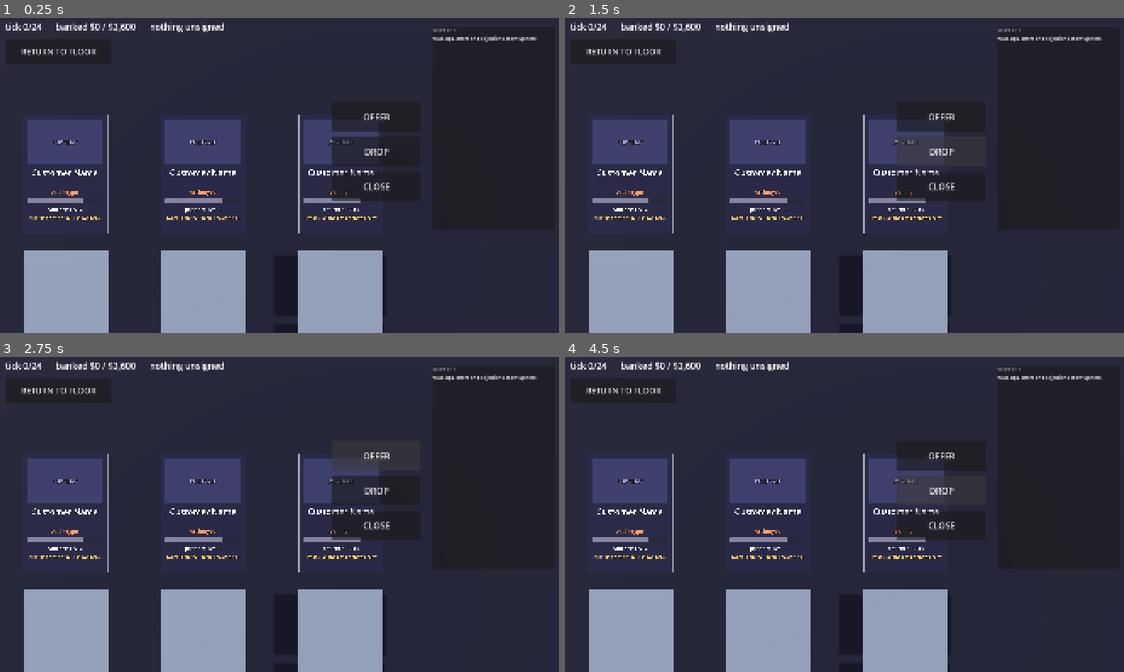
Above: before the commit, frames 1-4 (two rows, left to right).
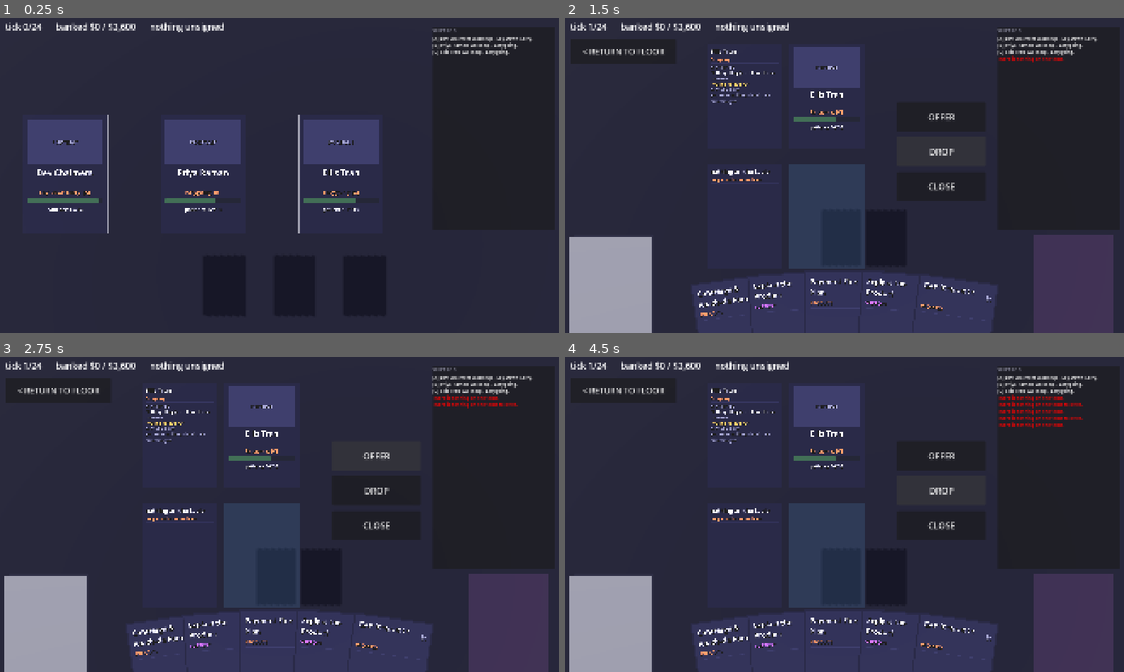
Above: after the commit, the same moments.

Repository: Painkills/RogueDealership
Game: Godot game, scene res://scenes/run.tscn
The game is run twice, just before and just after one commit, with the same random seed, the same clock (stepped at 60 frames per second) and the same inputs. Before the commit the project starts from res://scenes/shift.tscn.
Inputs (mouse positions are in pixels of both pictures, inside the frame that each line leads up to):
- Up to frame 1 (0.25 s): no input
- Up to frame 2 (1.5 s): click (939, 115) at 0.5 s, where only the run before the commit has a clickable "OFFER"; click "DROP" at 1.25 s
- Up to frame 3 (2.75 s): click "OFFER" at 2 s
- Up to frame 4 (4.5 s): click "DROP" at 2.75 s; click "OFFER" at 3.5 s; click "DROP" at 4.25 s

The runs differ from the first frame. In frame 1, 16% of the frame differs, in the area x 3-97%, y 5-100%; in frame 2, 31%; in frame 3, 31%; in frame 4, 31%, in the area x 0-99%, y 1-100%.
Error before the commit: Invalid call. Nonexistent function 'offer' in base 'Nil'. (res://scripts/view/shift_controller.gd:243)

Commit message:
feat(g2): run.tscn - five shifts with a shop between them
Co-Authored-By: Claude Opus 5 <noreply@anthropic.com>

Diff:
--- a/game/project.godot
+++ b/game/project.godot
@@ -15,7 +15,7 @@
 [application]
 
 config/name="Rogue Dealership"
-run/main_scene="res://scenes/shift.tscn"
+run/main_scene="res://scenes/run.tscn"
 config/features=PackedStringArray("4.7", "Forward Plus")
 
 [display]
--- /dev/null
+++ b/game/scenes/run.tscn
@@ -0,0 +1,20 @@
+[gd_scene format=3]
+
+[ext_resource type="Script" path="res://scripts/view/run_controller.gd" id="1_nv0xg"]
+[ext_resource type="PackedScene" path="res://scenes/shift.tscn" id="2_wkjl6"]
+[ext_resource type="Script" path="res://scripts/view/shift_controller.gd" id="3_8hhj8"]
+[ext_resource type="PackedScene" path="res://scenes/shop.tscn" id="4_brq1p"]
+[ext_resource type="Script" path="res://scripts/view/shop_screen.gd" id="5_e6u14"]
+
+[node name="Run" type="Node" unique_id=823013611]
+script = ExtResource("1_nv0xg")
+
+[node name="ShiftView" type="Node3D" parent="." unique_id=925152515 instance=ExtResource("2_wkjl6")]
+script = ExtResource("3_8hhj8")
+
+[node name="ShopView" type="PanelContainer" parent="." unique_id=517712778 instance=ExtResource("4_brq1p")]
+visible = false
+anchors_preset = 15
+anchor_right = 1.0
+anchor_bottom = 1.0
+script = ExtResource("5_e6u14")
--- /dev/null
+++ b/game/scripts/view/run_controller.gd
@@ -0,0 +1,45 @@
+extends Node
+## The run: five shifts with a shop between them.
+##
+## Owns the RunState and does nothing else - the shift screen plays a shift, the
+## shop screen sells cards, and this decides which one you are looking at. That
+## split is the whole reason shift_controller.gd stopped building its own shift:
+## it is already the table, the framing, the HUD and reconciliation.
+
+@onready var _shift_view = $ShiftView
+@onready var _shop_view = $ShopView
+
+var _run: RunState
+
+func _ready() -> void:
+	_shift_view.shift_finished.connect(_on_shift_finished)
+	_shop_view.done.connect(_on_shop_done)
+	_start_run()
+
+func _start_run() -> void:
+	_run = RunState.new(load("res://data/shift_config.tres"),
+		load("res://data/interests/interest_pool.tres"),
+		load("res://data/card_pool.tres"),
+		load("res://data/archetype_pool.tres"), randi())
+	_open_the_floor()
+
+func _open_the_floor() -> void:
+	_show_shop(false)
+	_shift_view.setup(_run.start_shift())
+
+func _on_shift_finished(report: Dictionary) -> void:
+	_run.finish_shift(report)
+	if _run.is_over():
+		# The run is done. Until there is an end-of-run screen, roll a new one -
+		# the alternative is a dead button on a finished report.
+		_start_run()
+		return
+	_show_shop(true)
+	_shop_view.setup(Shop.new(_run))
+
+func _on_shop_done() -> void:
+	_open_the_floor()
+
+func _show_shop(on: bool) -> void:
+	_shift_view.set_active(not on)
+	_shop_view.visible = on
--- a/game/tests/test_project_config.gd
+++ b/game/tests/test_project_config.gd
@@ -43,3 +43,11 @@
 		h.check("%s exists" % path, ResourceLoader.exists(path))
 	h.check("the MIT licence travelled with the vendored code",
 		FileAccess.file_exists("res://addons/card_3d/LICENSE"))
+
+func test_the_game_boots_into_the_run_not_a_bare_shift() -> void:
+	## G2 made the run the entry point. A main scene that silently reverts to
+	## shift.tscn would still play - one shift, forever, with no shop - which is
+	## exactly the kind of regression that survives a playtest.
+	h.eq("the main scene is the run",
+		ProjectSettings.get_setting("application/run/main_scene"),
+		"res://scenes/run.tscn")
--- /dev/null
+++ b/game/tools/build_run_scene.gd
@@ -0,0 +1,30 @@
+extends SceneTree
+## Builds res://scenes/run.tscn - the main scene, which hosts the shift and the
+## shop and switches between them.
+
+func _init() -> void:
+	var root := Node.new()
+	root.name = "Run"
+	root.set_script(load("res://scripts/view/run_controller.gd"))
+
+	var shift_view: Node = (load("res://scenes/shift.tscn") as PackedScene).instantiate()
+	shift_view.name = "ShiftView"
+	root.add_child(shift_view)
+	shift_view.owner = root
+
+	var shop_view: Control = (load("res://scenes/shop.tscn") as PackedScene).instantiate()
+	shop_view.name = "ShopView"
+	shop_view.visible = false
+	root.add_child(shop_view)
+	shop_view.owner = root
+
+	var packed := PackedScene.new()
+	packed.pack(root)
+	var err := ResourceSaver.save(packed, "res://scenes/run.tscn")
+	if err != OK:
+		push_error("failed to save run.tscn: %d" % err)
+		quit(1)
+		return
+	print("saved run.tscn")
+	root.free()
+	quit(0)
Not shown, added: game/scripts/view/run_controller.gd.uid
Not shown, added: game/tools/build_run_scene.gd.uid
